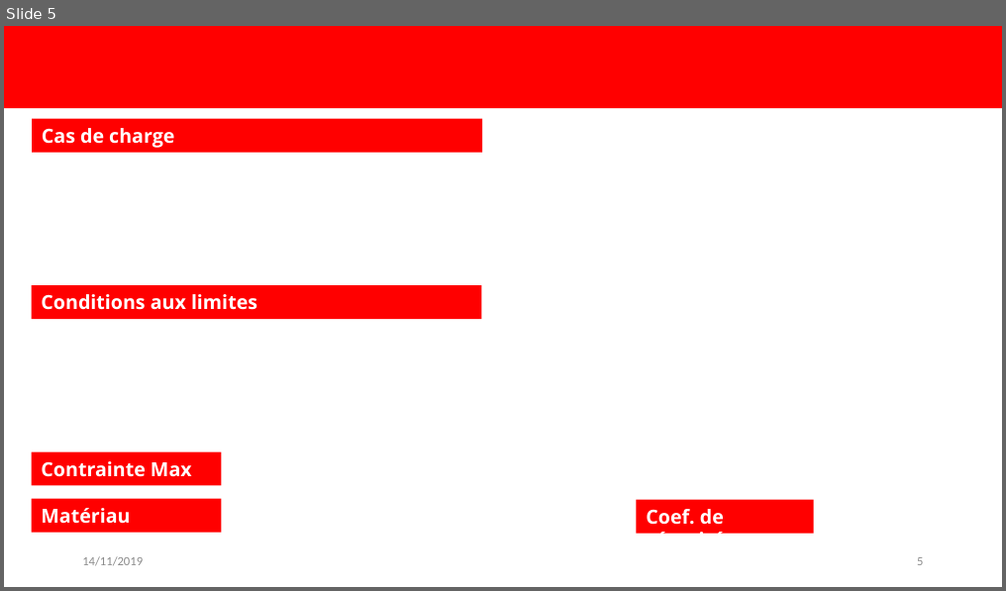
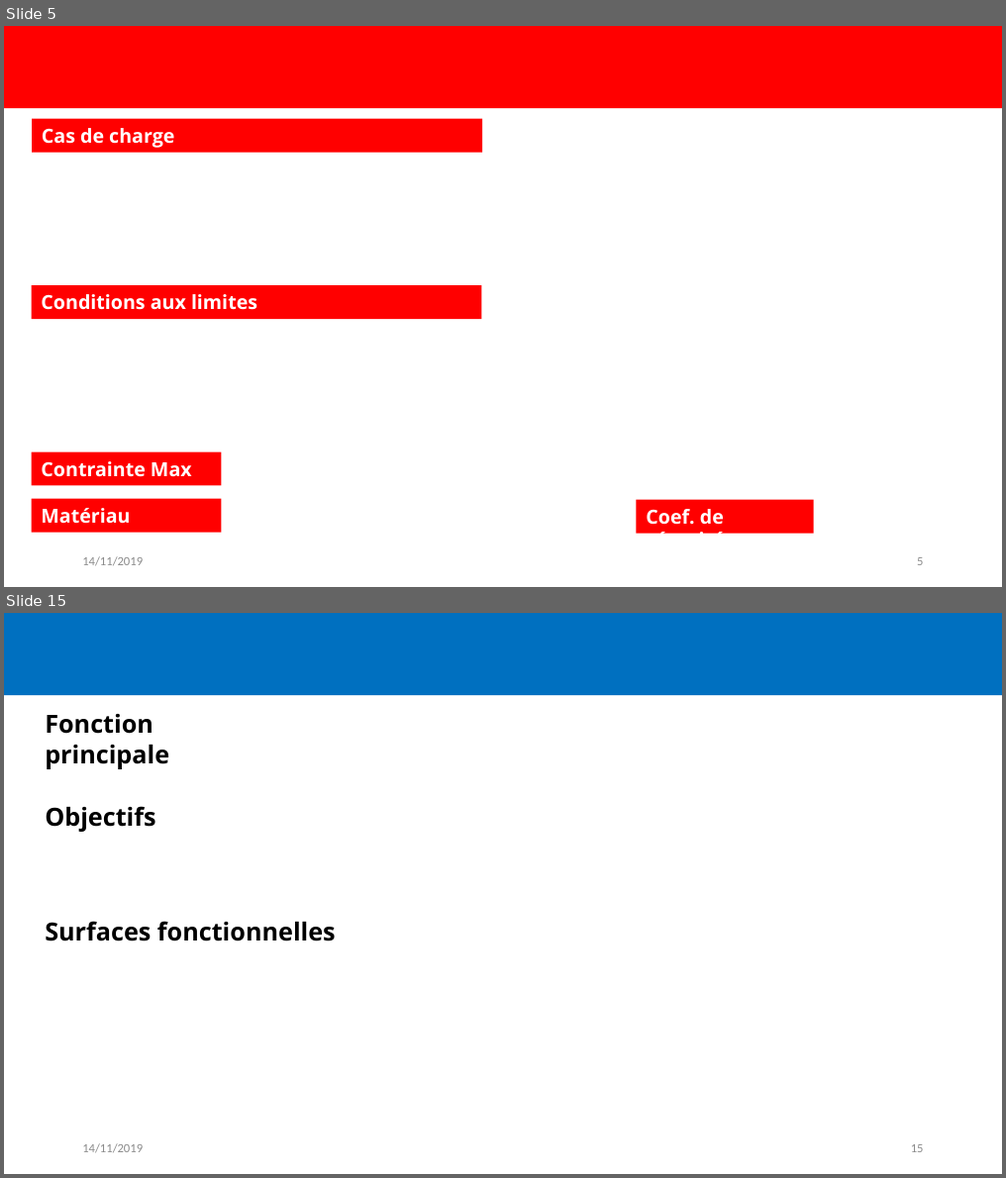
Before and after one commit to EOSCogniton/Ressources2020, a slide deck: TO_TOPs/06_Audits_Techniques/Template.pptx. Shown one above the other, each under a label of ours: slide 5 before the commit, slides 5 and 15 after it; the slides between them are not shown. The pictures are 1006x591 and 1006x1178 pixels, drawn with LibreOffice and Linux fonts; fonts in the diff are those of the drawing; background and template pictures are left out. Boxes give left, top, right and bottom in pixels: in the first picture for what was removed or moved away, otherwise in the second. Text is boxed around its words. In the diff, an @@ line names an element or a change of style, - is before the commit and + after.

```diff
--- a/TO_TOPs/06_Audits_Techniques/Template.pptx
+++ b/TO_TOPs/06_Audits_Techniques/Template.pptx
@@ slide 15 added at [4, 613, 1002, 1174], background #FFFFFF @@
@@ rectangle added at [4, 613, 1002, 696], fill #0070C0 @@
@@ text added at [45, 714, 169, 769], 18 pt, text #000000, bold @@
+Fonction principale
@@ text added at [45, 806, 155, 832], 18 pt, text #000000, bold @@
+Objectifs
@@ text added at [45, 921, 336, 942], 18 pt, text #000000, bold @@
+Surfaces fonctionnelles
@@ text added at [82, 1144, 143, 1154], 9 pt, text #8C8C8C @@
+14/11/2019
@@ page number added at [911, 1145, 924, 1153], 9 pt, text #8C8C8C @@
+15
```
Also in this commit, not shown: 2 slides changed, 15 other slides added, 1 other file.
